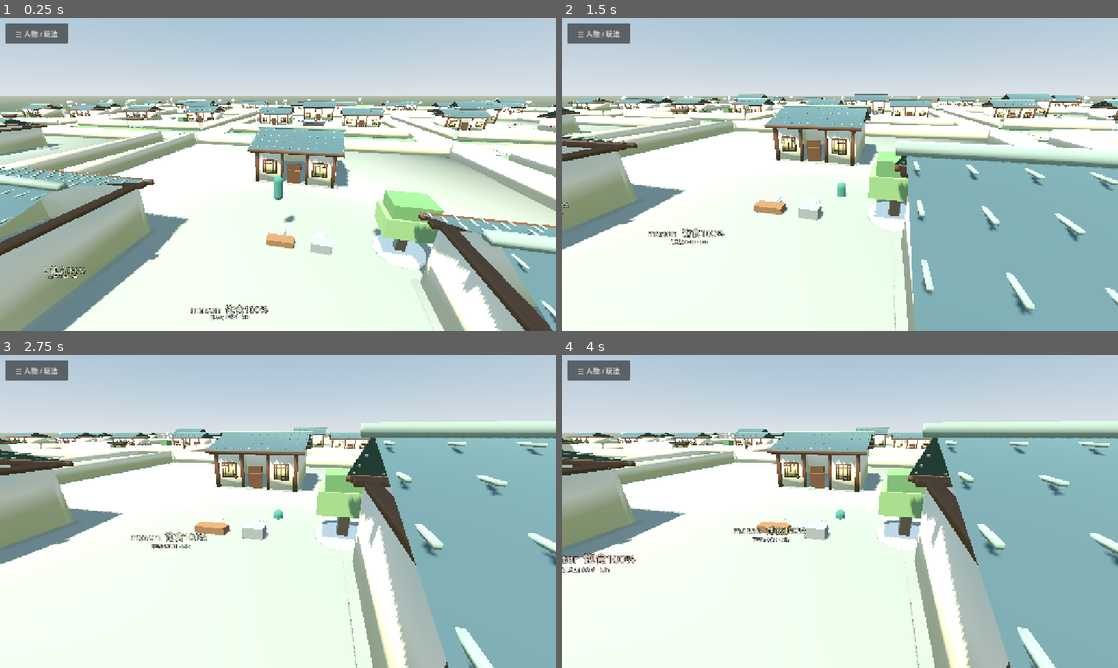
Above: before the commit, frames 1-4 (two rows, left to right).
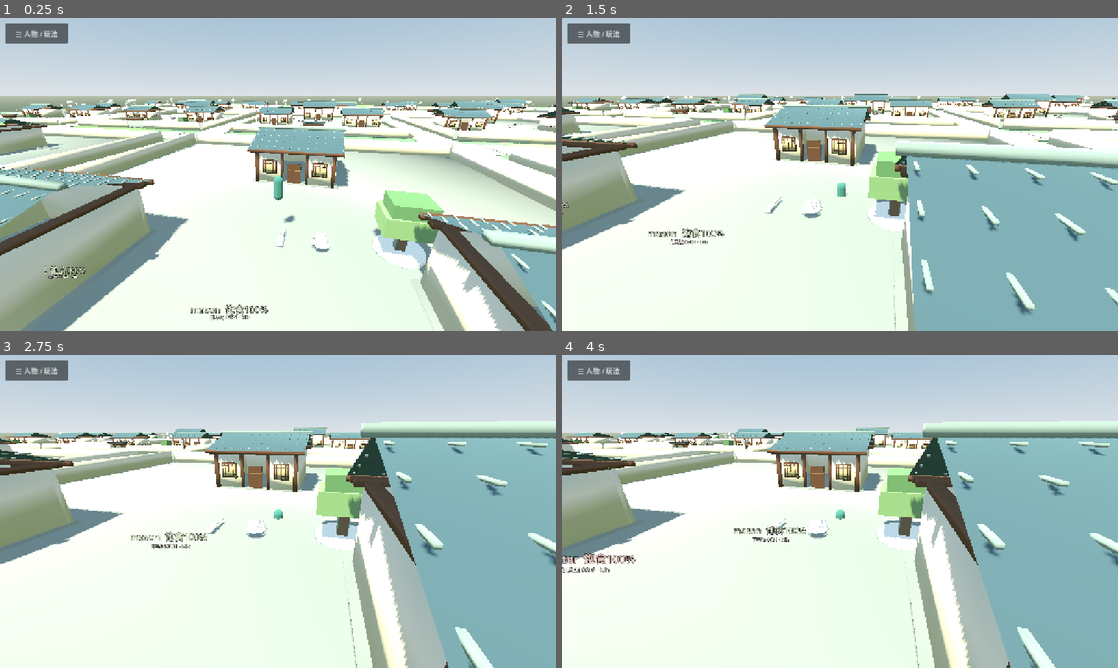
Above: after the commit, the same moments.

Repository: 160701541-cell/xinyanshuo
Game: Godot game, scene res://scenes/main.tscn
The game is run twice, just before and just after one commit, with the same random seed, the same clock (stepped at 60 frames per second) and the same inputs.
Inputs (mouse positions are in pixels of both pictures, inside the frame that each line leads up to):
- Up to frame 1 (0.25 s): no input
- Up to frame 2 (1.5 s): move the mouse to (962, 158) at 0.52 s; hold D 0.53-1.25 s; hold Shift 0.53-1.25 s; click (962, 158) at 0.67 s; drag from (728, 190) to (812, 237) at 1.27 s
- Up to frame 3 (2.75 s): move the mouse to (333, 442) at 2.02 s; hold D from 2.03 s (still down); hold Shift from 2.03 s (still down)
- Up to frame 4 (4 s): release D at 2.75 s; release Shift at 2.75 s; drag from (812, 574) to (673, 464) at 2.77 s; move the mouse to (1006, 558) at 3.52 s; hold A from 3.53 s (still down); hold Shift from 3.53 s (still down)

The runs differ from the first frame. In frame 1, 0.3% of the frame differs, in the area x 47-60%, y 68-76%; in frame 2, 0.4%; in frame 3, 0.4%, in the area x 35-49%, y 53-60%; in frame 4, 0.3%.

Commit message:
feat(NPC construction): workers physically build with ready-made CC0 Kenney/Quaternius structural meshes; retain material costs, stage IDs and world authority

Diff:
--- a/game-source/godot3d/scripts/npc_building_system.gd
+++ b/game-source/godot3d/scripts/npc_building_system.gd
@@ -4,6 +4,7 @@
 ## structural parts IN THE REAL 3D WORLD. No finished-house art generation.
 ## Navigation still uses the existing prototype steering, NOT obstacle-aware navmesh.
 const TOWN := "CL-HX-VILLAGE-0001"
+const CC0Bridge = preload("res://scripts/cc0_asset_bridge.gd")
 const FreeCC0 = preload("res://scripts/cc0_asset_bridge.gd")
 const YARD := Vector3(2.0, 0.4, 40.0)
 const WORKSHOP_LOCATION := Vector3(39.0, 0.35, 43.0)
@@ -59,6 +60,39 @@
 			mat.texture_filter = BaseMaterial3D.TEXTURE_FILTER_LINEAR_WITH_MIPMAPS
 	part.material_override = mat
 	parent.add_child(part)
+	# Existing real CC0 modular parts replace the temporary handmade render
+	# ONLY AFTER this named NPC has delivered stock and completed this stage.
+	# Free meshes have NO effect on bill, collision authority or build timer.
+	var reusable: String = ""
+	if label.begins_with("NPCBuilt"):
+		reusable="plaster_wall"
+	elif label.begins_with("NPCLaidRoofSlope"):
+		reusable="clay_tiled_roof"
+	elif label.begins_with("NPCSetTimberPost"):
+		reusable="wood_fence"
+	elif label=="ActuallyBuiltStoneFoundation":
+		reusable="stone_steps"
+	elif label=="RawTimberMaterial":
+		reusable="tree_log"
+	elif label=="StoneMaterial":
+		reusable="stone_cluster"
+	if not reusable.is_empty() and CC0Bridge.is_installed(reusable):
+		var imported: Node3D = CC0Bridge.instantiate_asset(reusable,part,Vector3.ZERO)
+		if imported!=null:
+			# Preserve the part's persistent semantic name for save/QA.
+			# A third-party model is VISUAL ONLY; no completed prefab city.
+			part.mesh=null
+			part.set_meta("visual_source","EXISTING_KENNEY_OR_QUATERNIUS_CC0")
+			part.set_meta("cc0_part_key",reusable)
+			# Conservative bounded size fit: prevents 100m/unseen vendor scales.
+			var mesh_nodes: Array[Node] = imported.find_children("*","MeshInstance3D",true,false)
+			if not mesh_nodes.is_empty():
+				var native: MeshInstance3D = mesh_nodes[0] as MeshInstance3D
+				if native.mesh!=null:
+					var bound: Vector3 = native.mesh.get_aabb().size
+					imported.scale=Vector3(clampf(shape.x/maxf(bound.x,0.1),0.15,2.0),
+						clampf(shape.y/maxf(bound.y,0.1),0.15,2.0),
+						clampf(shape.z/maxf(bound.z,0.1),0.15,2.0))
 	return part
 
 func setup(world_sim: RefCounted, citizens: Array[Node3D]) -> void:
